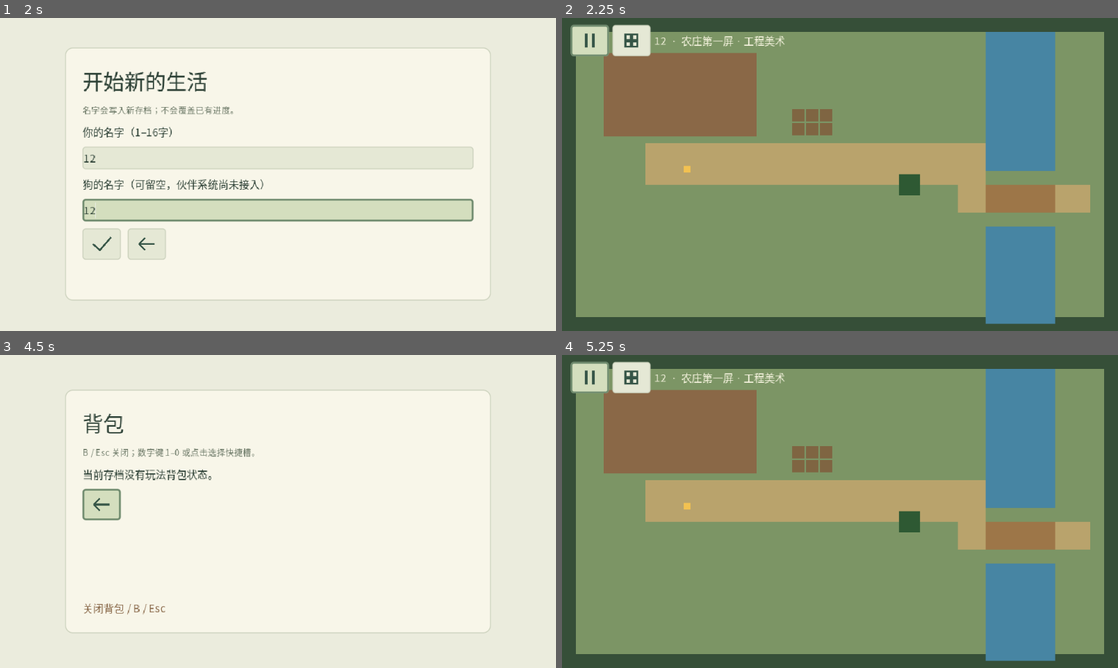
Above: before the commit, frames 1-4 (two rows, left to right).
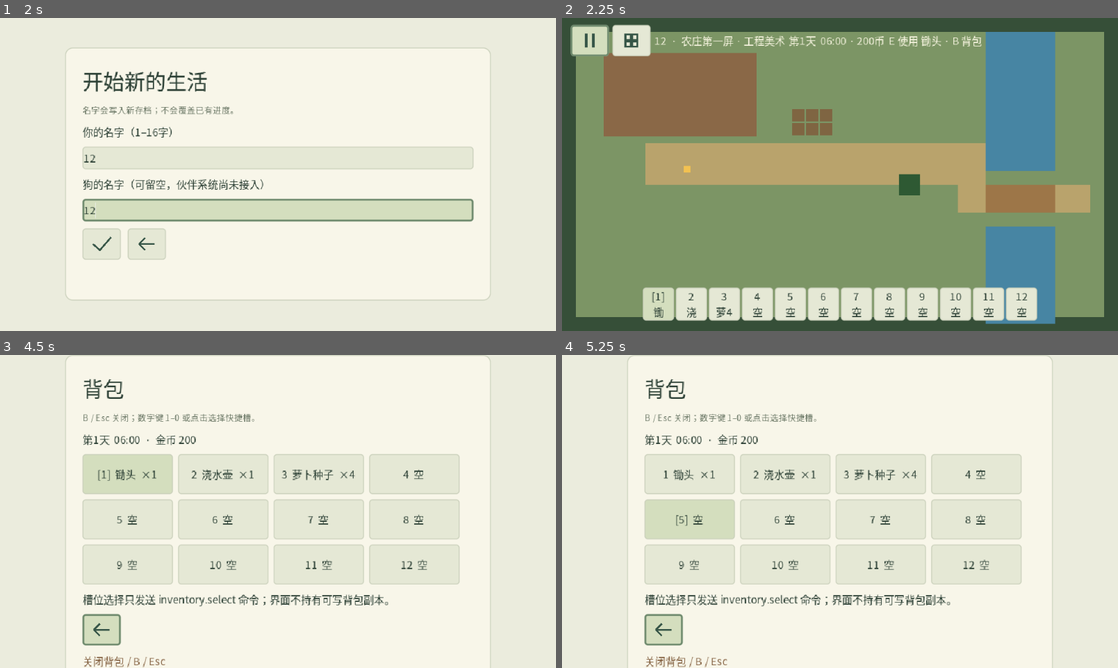
Above: after the commit, the same moments.

Repository: natefox2017/qingfeng
Game: Godot game, scene res://app/main.tscn
Two runs of this game, one before a commit and one after it. Both use one fixed random seed, a clock stepped at 60 frames per second and the inputs below.
Inputs (mouse positions are in pixels of both pictures, inside the frame that each line leads up to):
- Up to frame 1 (2 s): click (144, 187) at 0.52 s; click (278, 158) at 1.27 s; type "12" at 1.35 s; click (278, 208) at 1.5 s; type "12" at 1.58 s
- Up to frame 2 (2.25 s): click (662, 243) at 2.02 s
- Up to frame 3 (4.5 s): click (27, 376) at 2.77 s; click (100, 524) at 3.52 s; click (66, 376) at 4.27 s
- Up to frame 4 (5.25 s): click (662, 505) at 5.02 s

Frame 1 is identical in both runs. In frame 2, 7.7% of the frame differs, in the area x 14-86%, y 5-97%; in frame 3, 8.7%; in frame 4, 99%, in the area x 0-100%, y 0-100%.
Error before the commit: Parse Error: Cannot infer the type of "minute" variable because the value doesn't have a set type. (res://systems/economy_coordinator.gd:50)

Commit message:
Fix economy coordinator type inference

Diff:
--- a/game/systems/economy_coordinator.gd
+++ b/game/systems/economy_coordinator.gd
@@ -47,7 +47,7 @@
 func is_shop_open() -> bool:
 	if not is_configured():
 		return false
-	var minute := clock.minute_of_day()
+	var minute: int = clock.minute_of_day()
 	return minute >= int(_content.shop.open_minute) and minute < int(_content.shop.close_minute)
 
 func handle(command: Dictionary) -> Dictionary:
@@ -108,8 +108,8 @@
 func _commit_both(command_id: String, next_slots: Array, next_money: int) -> Dictionary:
 	var inventory_before: Dictionary = inventory.projection()
 	var wallet_before: Dictionary = wallet.projection()
-	var expected_inventory := inventory.revision
-	var expected_wallet := wallet.revision
+	var expected_inventory: int = inventory.revision
+	var expected_wallet: int = wallet.revision
 	if not inventory.commit_slots(next_slots,expected_inventory):
 		return _result(command_id,false,"INVENTORY_REVISION_CONFLICT",true,false)
 	if not wallet.commit_money(next_money,expected_wallet):
